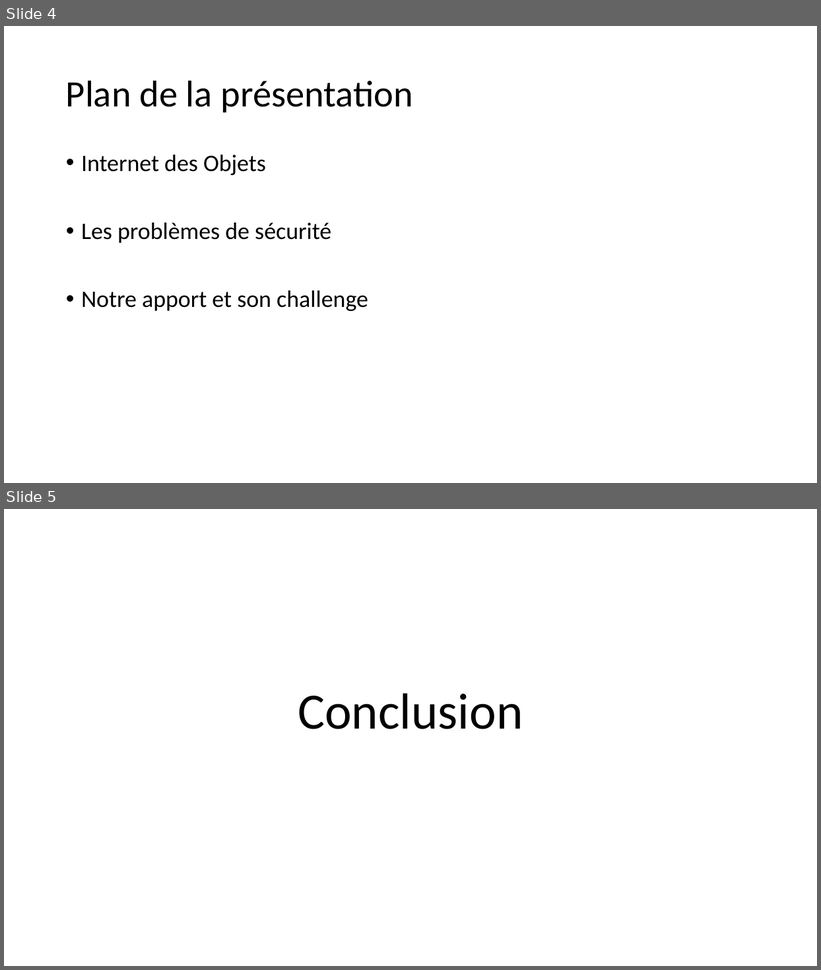
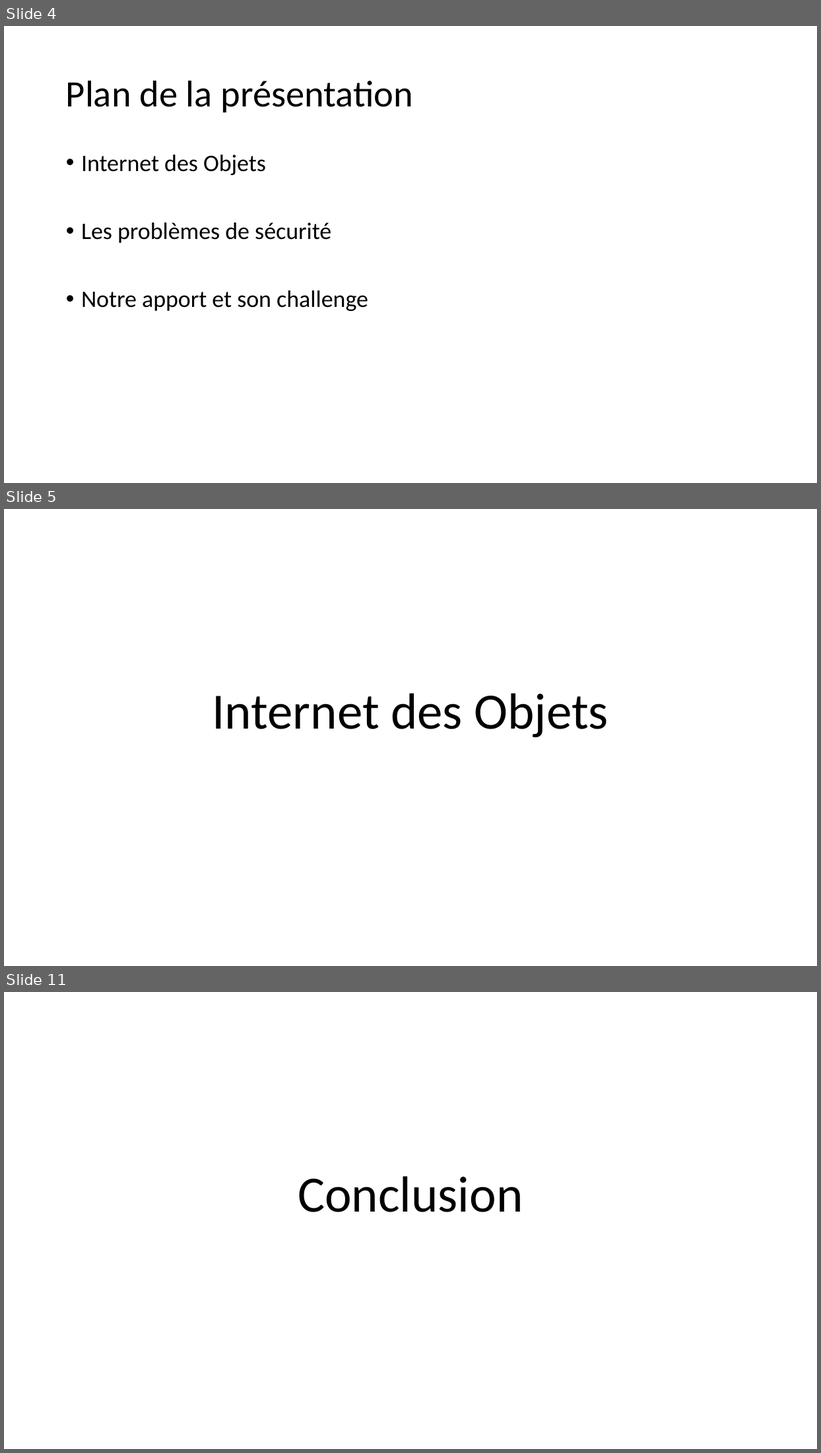
Before and after one commit to SquierDotQn/6lp-sniffer, a slide deck: Présentation1.odp. Shown one above the other, each under a label of ours: slides 4 and 5 before the commit, slides 4, 5 and 11 after it; the slides between them are not shown. The pictures are 821x970 and 821x1453 pixels, drawn with LibreOffice and Linux fonts; fonts in the diff are those of the drawing; background and template pictures are left out. Boxes give left, top, right and bottom in pixels: in the first picture for what was removed or moved away, otherwise in the second. Text is boxed around its words. In the diff, an @@ line names an element or a change of style, - is before the commit and + after.

```diff
--- a/Présentation1.odp
+++ b/Présentation1.odp
@@ slide 5 added at bbox=[4, 509, 817, 966], background #FFFFFF @@
@@ title added at bbox=[213, 693, 609, 738], 60 pt, text #000000 @@
+Internet des Objets
@@ what was slide 5 is now slide 11 @@
```
Also in this commit, not shown: 5 other slides added.
